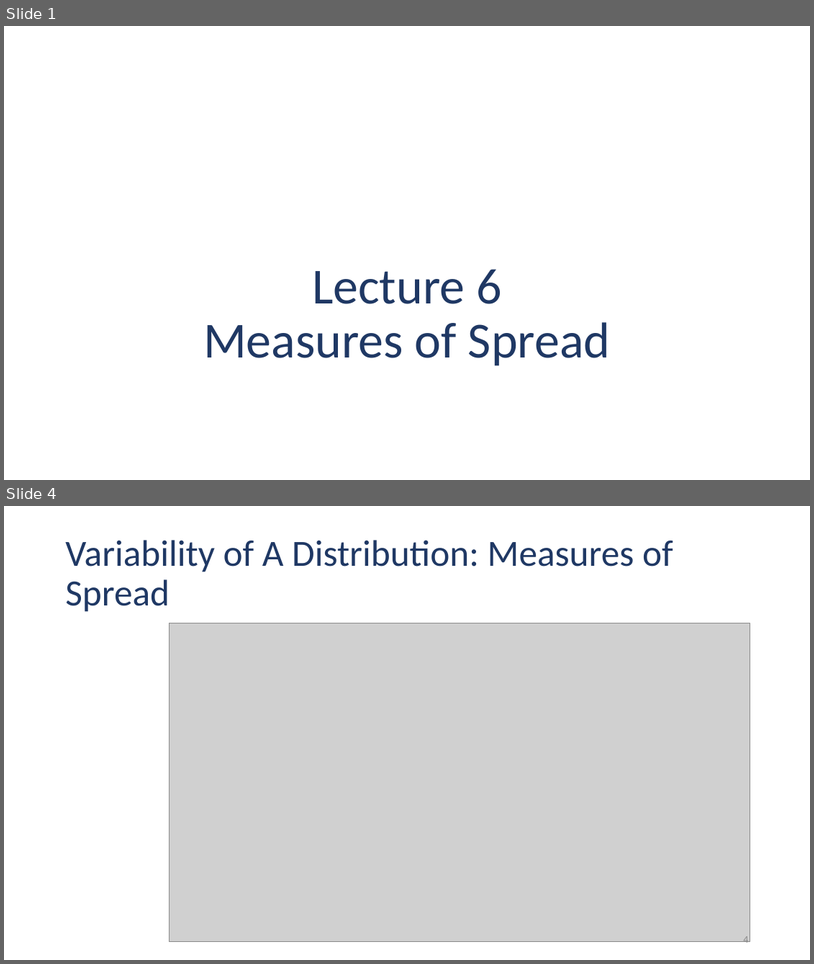
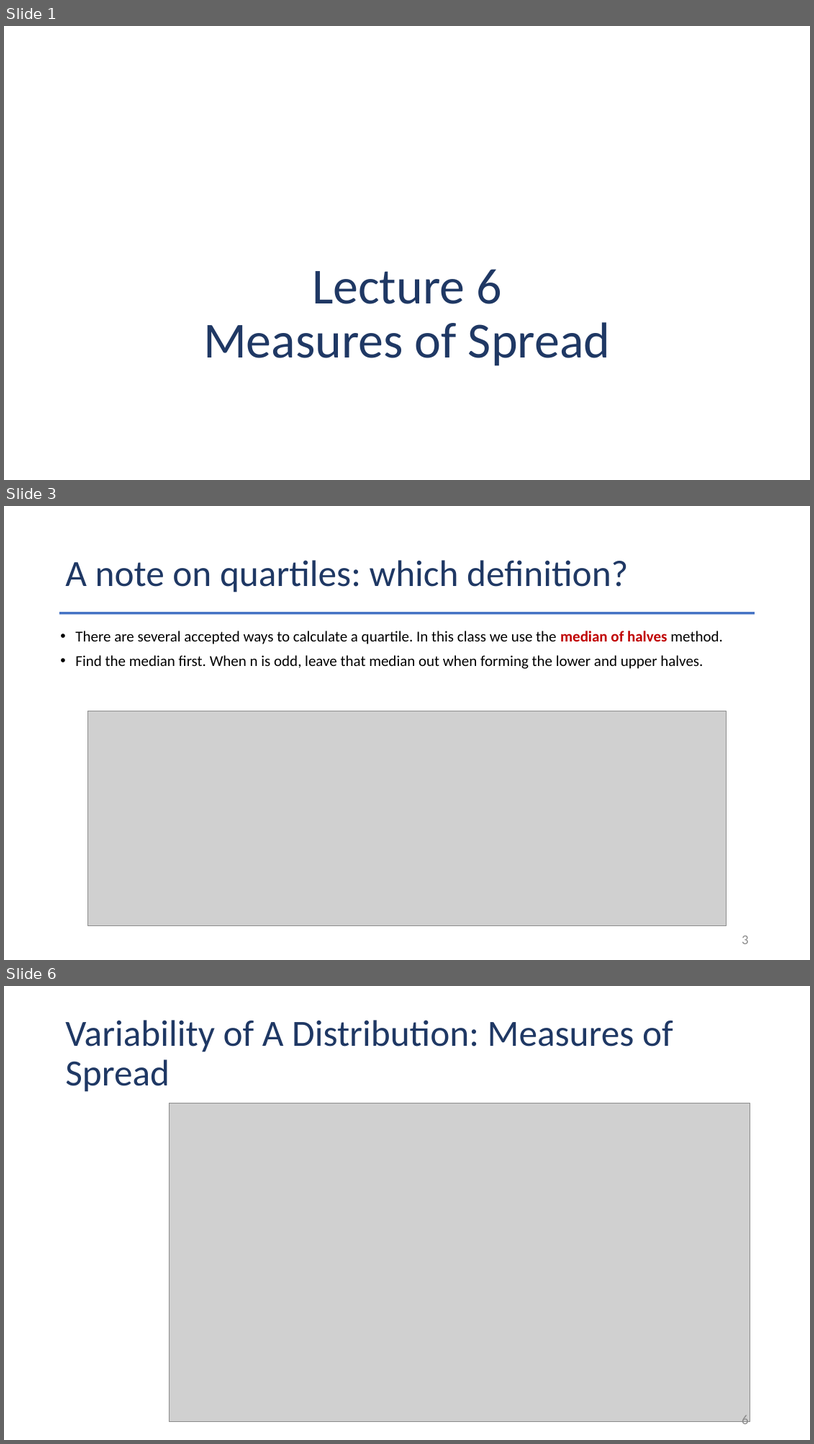
Before and after one commit to Jarred6068/Kvamme_UI_STAT251, a slide deck: docs/lecture_slides/Week 3/Week3_Lecture6_Slides_9_9_2026.pptx. Shown one above the other, each under a label of ours: slides 1 and 4 before the commit, slides 1, 3 and 6 after it; the slides between them are not shown. The pictures are 814x964 and 814x1444 pixels, drawn with LibreOffice and Linux fonts; fonts in the diff are those of the drawing; grey boxes stand for pictures. Boxes give left, top, right and bottom in pixels: in the first picture for what was removed or moved away, otherwise in the second. Text is boxed around its words. In the diff, an @@ line names an element or a change of style, - is before the commit and + after.

```diff
--- a/docs/lecture_slides/Week 3/Week3_Lecture6_Slides_9_9_2026.pptx
+++ b/docs/lecture_slides/Week 3/Week3_Lecture6_Slides_9_9_2026.pptx
@@ slide 3 added at [4,506,810,960], background #FFFFFF @@
@@ title added at [65,560,628,592], 44 pt, text #1F3864 @@
+A note on quartiles: which definition?
@@ rectangle added at [59,612,756,614], fill #4472C4 @@
@@ text added at [75,631,723,669], 18 pt, text #000000 @@
+• There are several accepted ways to calculate a quartile. In this class we use the median of halves method.
+• Find the median first. When n is odd, leave that median out when forming the lower and upper halves.
@@ picture added at [88,711,727,926] @@
@@ page number added at [742,935,748,944], 16 pt, text #8C8C8C @@
+3
@@ what was slide 4 is now slide 6 @@
@@ page number at [742,1414,748,1427]: text changed; size 12 to 16 pt @@
-4
+6
```
Also in this commit, not shown: 11 slides changed, 5 other slides added, 2 slides removed, 45 other files.
